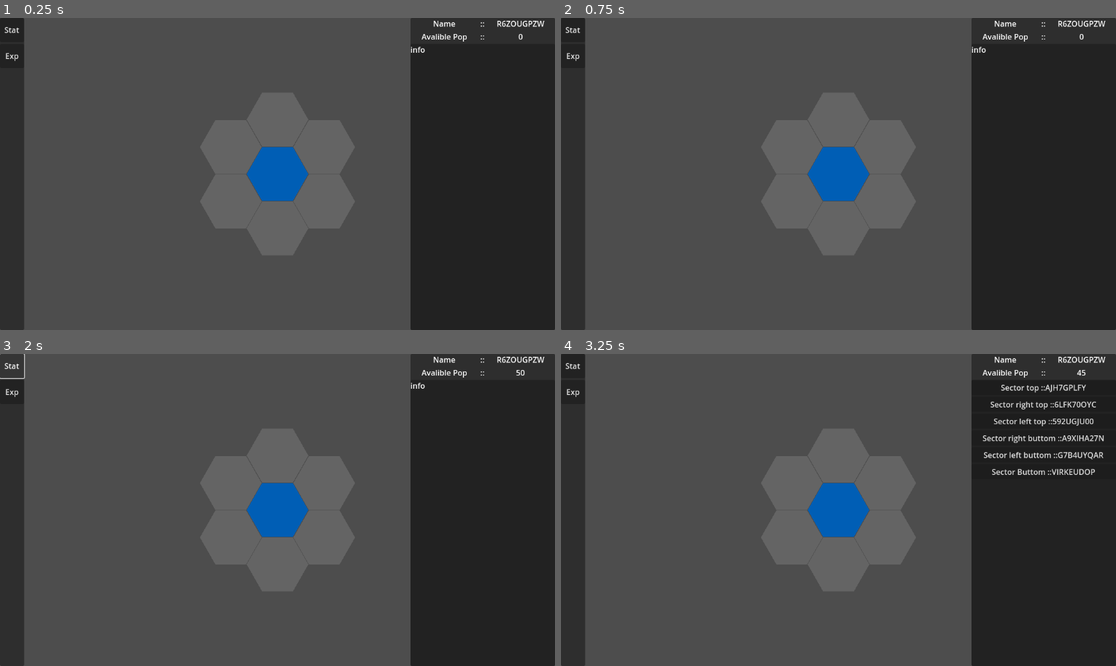
Above: before the commit, frames 1-4 (two rows, left to right).
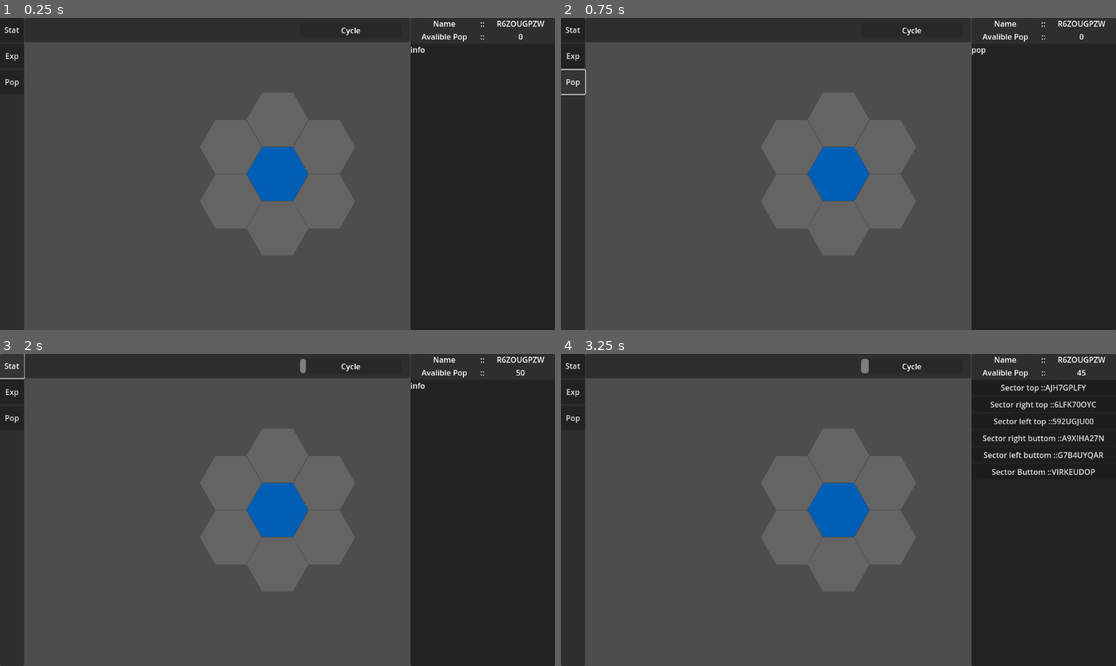
Above: after the commit, the same moments.

Repository: Drakosam/godot_game_2
Game: Godot game, scene res://main_node.tscn
Same seed, same stepped clock (60 frames per second), same inputs: the game is played once before the commit and once after it.
Inputs (mouse positions are in pixels of both pictures, inside the frame that each line leads up to):
- Up to frame 1 (0.25 s): no input
- Up to frame 2 (0.75 s): click (572, 83) at 0.5 s, where only the run after the commit has a clickable "Pop"
- Up to frame 3 (2 s): click "Stat" at 1.25 s
- Up to frame 4 (3.25 s): click "Exp" at 2 s; click "Sector top ::AJH7GPLFY" at 2.75 s

The runs differ from the first frame. In frame 1, 5.3% of the frame differs, in the area x 1-74%, y 0-23%; in frame 2, 5.4%, in the area x 0-77%, y 0-25%; in frame 3, 5.3%; in frame 4, 5.3%.

Commit message:
-update attrition

Diff:
--- a/components/background_tile_logic.tscn
+++ b/components/background_tile_logic.tscn
@@ -67,8 +67,10 @@
 
 
 func act():
+	#cycle_update_logic()
 	if current_action == 'idle':
 		return
+
 	if current_action == 'discaver_tile':
 		rng.randomize()
 		var pic = rng.randi_range(0,99)
@@ -83,6 +85,25 @@
 	if pop>4:
 		pop -= 5
 	neighborhood.try_discaver_tile(5)
+
+
+func cycle_update_logic():
+	_population_attrition()
+
+
+func _population_attrition():
+	if pop < 1:
+		return
+
+	rng.randomize()
+	var pop_lost_chance = rng.randi_range(0,999)
+
+	pop_lost_chance += max_pop - pop
+
+	print(pop_lost_chance,' <<<<<<< ')
+
+	if pop_lost_chance > 960:
+		pop -= 1
 "
 
 [node name="Background_tile_logic" type="Node"]
--- /dev/null
+++ b/components/top_menu.gd
@@ -0,0 +1,10 @@
+extends Panel
+
+
+# Called when the node enters the scene tree for the first time.
+func _ready():
+	pass
+
+
+func cycle_update_logic(pass_value):
+	$ProgressBar.value = pass_value
--- /dev/null
+++ b/components/top_menu.tscn
@@ -0,0 +1,39 @@
+[gd_scene load_steps=2 format=3 uid="uid://cfff7fcaljo2"]
+
+[ext_resource type="Script" path="res://components/top_menu.gd" id="1_ey8kv"]
+
+[node name="Top_Menu" type="Panel"]
+anchors_preset = 10
+anchor_right = 1.0
+offset_bottom = 50.0
+grow_horizontal = 2
+script = ExtResource("1_ey8kv")
+
+[node name="ProgressBar" type="ProgressBar" parent="."]
+anchors_preset = 11
+anchor_left = 1.0
+anchor_right = 1.0
+anchor_bottom = 1.0
+offset_left = -228.0
+offset_top = 10.0
+offset_right = -18.0
+offset_bottom = -10.0
+grow_horizontal = 0
+grow_vertical = 2
+max_value = 50.0
+show_percentage = false
+
+[node name="Label" type="Label" parent="."]
+anchors_preset = 11
+anchor_left = 1.0
+anchor_right = 1.0
+anchor_bottom = 1.0
+offset_left = -229.0
+offset_top = 9.0
+offset_right = -16.0
+offset_bottom = -7.0
+grow_horizontal = 0
+grow_vertical = 2
+text = "Cycle"
+horizontal_alignment = 1
+vertical_alignment = 1
--- a/gui/action_menu.tscn
+++ b/gui/action_menu.tscn
@@ -1,7 +1,9 @@
-[gd_scene load_steps=4 format=3 uid="uid://becfm8povyel"]
+[gd_scene load_steps=6 format=3 uid="uid://becfm8povyel"]
 
 [ext_resource type="PackedScene" uid="uid://bjej2yjbgrj5" path="res://gui/info_panel.tscn" id="1_p33xd"]
 [ext_resource type="PackedScene" uid="uid://jo1uoujd1101" path="res://gui/exploration_panel.tscn" id="2_jiu5i"]
+[ext_resource type="PackedScene" uid="uid://cfff7fcaljo2" path="res://components/top_menu.tscn" id="3_384b8"]
+[ext_resource type="PackedScene" uid="uid://eva5yg0m8jsm" path="res://gui/pop_panel.tscn" id="3_q7kp4"]
 
 [sub_resource type="GDScript" id="GDScript_cqnco"]
 script/source = "extends CanvasLayer
@@ -17,6 +19,7 @@
 	hide_all_panel()
 	$right_menu/VBoxContainer/Info_panel.visible = true
 
+
 func set_tile_menu(new_tile):
 	current_tile = new_tile
 	label_pop.text = str(current_tile.logic.pop)
@@ -28,7 +31,7 @@
 func hide_all_panel():
 	$right_menu/VBoxContainer/Info_panel.visible = false
 	$right_menu/VBoxContainer/Exploration_panel.visible = false
-
+	$right_menu/VBoxContainer/Pop_panel.visible = false
 
 func _on_info_btt_button_down():
 	hide_all_panel()
@@ -44,6 +47,15 @@
 	label_pop.text = str(current_tile.logic.pop)
 	$right_menu/VBoxContainer/Exploration_panel.update_panel()
 	$right_menu/VBoxContainer/Info_panel.update_panel()
+
+
+func cycle_update_logic(pass_value):
+	$Top_Menu.cycle_update_logic(pass_value)
+
+
+func _on_pop_btt_button_down():
+	hide_all_panel()
+	$right_menu/VBoxContainer/Pop_panel.visible = true
 "
 
 [node name="ActionMenu" type="CanvasLayer"]
@@ -72,13 +84,9 @@
 
 [node name="HBoxContainer" type="HBoxContainer" parent="right_menu/VBoxContainer"]
 layout_mode = 2
-offset_right = 300.0
-offset_bottom = 26.0
 
 [node name="Label" type="Label" parent="right_menu/VBoxContainer/HBoxContainer"]
 layout_mode = 2
-offset_right = 141.0
-offset_bottom = 26.0
 size_flags_horizontal = 3
 text = "Name
 "
@@ -87,16 +95,10 @@
 
 [node name="Label2" type="Label" parent="right_menu/VBoxContainer/HBoxContainer"]
 layout_mode = 2
-offset_left = 145.0
-offset_right = 154.0
-offset_bottom = 26.0
 text = "::"
 
 [node name="Label_Name" type="Label" parent="right_menu/VBoxContainer/HBoxContainer"]
 layout_mode = 2
-offset_left = 158.0
-offset_right = 300.0
-offset_bottom = 26.0
 size_flags_horizontal = 3
 text = "ssssss"
 horizontal_alignment = 1
@@ -104,14 +106,9 @@
 
 [node name="HBoxContainer2" type="HBoxContainer" parent="right_menu/VBoxContainer"]
 layout_mode = 2
-offset_top = 30.0
-offset_right = 300.0
-offset_bottom = 56.0
 
 [node name="Label" type="Label" parent="right_menu/VBoxContainer/HBoxContainer2"]
 layout_mode = 2
-offset_right = 141.0
-offset_bottom = 26.0
 size_flags_horizontal = 3
 text = "Avalible Pop"
 horizontal_alignment = 1
@@ -119,16 +116,10 @@
 
 [node name="Label2" type="Label" parent="right_menu/VBoxContainer/HBoxContainer2"]
 layout_mode = 2
-offset_left = 145.0
-offset_right = 154.0
-offset_bottom = 26.0
 text = "::"
 
 [node name="Label_Pop_Count" type="Label" parent="right_menu/VBoxContainer/HBoxContainer2"]
 layout_mode = 2
-offset_left = 158.0
-offset_right = 300.0
-offset_bottom = 26.0
 size_flags_horizontal = 3
 text = "000"
 horizontal_alignment = 1
@@ -136,27 +127,16 @@
 
 [node name="Info_panel" parent="right_menu/VBoxContainer" instance=ExtResource("1_p33xd")]
 layout_mode = 2
-anchors_preset = 0
-anchor_right = 0.0
-anchor_bottom = 0.0
-offset_top = 60.0
-offset_right = 300.0
-offset_bottom = 648.0
-grow_horizontal = 1
-grow_vertical = 1
 size_flags_vertical = 3
 
 [node name="Exploration_panel" parent="right_menu/VBoxContainer" instance=ExtResource("2_jiu5i")]
 visible = false
 layout_mode = 2
-anchors_preset = 0
-anchor_right = 0.0
-anchor_bottom = 0.0
-offset_top = 341.0
-offset_right = 300.0
-offset_bottom = 648.0
-grow_horizontal = 1
-grow_vertical = 1
+size_flags_vertical = 3
+
+[node name="Pop_panel" parent="right_menu/VBoxContainer" instance=ExtResource("3_q7kp4")]
+visible = false
+layout_mode = 2
 size_flags_vertical = 3
 
 [node name="left_menu" type="Panel" parent="."]
@@ -176,21 +156,26 @@
 [node name="Info_btt" type="Button" parent="left_menu/VBoxContainer"]
 custom_minimum_size = Vector2(0, 50)
 layout_mode = 2
-offset_right = 50.0
-offset_bottom = 50.0
 text = "Stat"
 
 [node name="Exploration_btt" type="Button" parent="left_menu/VBoxContainer"]
 custom_minimum_size = Vector2(0, 50)
 layout_mode = 2
-offset_top = 54.0
-offset_right = 50.0
-offset_bottom = 104.0
 text = "Exp"
+
+[node name="Pop_btt" type="Button" parent="left_menu/VBoxContainer"]
+custom_minimum_size = Vector2(0, 50)
+layout_mode = 2
+text = "Pop"
 
 [node name="Timer" type="Timer" parent="."]
 autostart = true
 
+[node name="Top_Menu" parent="." instance=ExtResource("3_384b8")]
+offset_left = 51.0
+offset_right = -301.0
+
 [connection signal="button_down" from="left_menu/VBoxContainer/Info_btt" to="." method="_on_info_btt_button_down"]
 [connection signal="button_down" from="left_menu/VBoxContainer/Exploration_btt" to="." method="_on_exploration_btt_button_down"]
+[connection signal="button_down" from="left_menu/VBoxContainer/Pop_btt" to="." method="_on_pop_btt_button_down"]
 [connection signal="timeout" from="Timer" to="." method="_on_timer_timeout"]
--- /dev/null
+++ b/gui/pop_panel.tscn
@@ -0,0 +1,13 @@
+[gd_scene format=3 uid="uid://eva5yg0m8jsm"]
+
+[node name="Pop_panel" type="Panel"]
+anchors_preset = 15
+anchor_right = 1.0
+anchor_bottom = 1.0
+grow_horizontal = 2
+grow_vertical = 2
+
+[node name="Label" type="Label" parent="."]
+offset_right = 40.0
+offset_bottom = 23.0
+text = "pop"
--- a/main_node.tscn
+++ b/main_node.tscn
@@ -6,11 +6,13 @@
 [sub_resource type="GDScript" id="GDScript_mf1ag"]
 script/source = "extends Node2D
 
+var curent_cycle_time = 0
 
 func _ready():
 	$layer_undergrand.set_leyer_tiles(true)
 
-	$Timer.start(.25)
+	$ActTimer.start(.25)
+	$CycleTimer.start(1)
 
 
 func _on_terrain_layer_setup_camera(layer_is_visible, jump_position):
@@ -24,6 +26,14 @@
 
 func _on_layer_undergrand_selected_tile(tile_selected):
 	$ActionMenu.set_tile_menu(tile_selected)
+
+
+func _on_cycle_timer_timeout():
+	curent_cycle_time += 1
+	$ActionMenu.cycle_update_logic(curent_cycle_time)
+	if curent_cycle_time >= 50:
+		curent_cycle_time = 0
+		$layer_undergrand.cycle_update_logic()
 "
 
 [sub_resource type="GDScript" id="GDScript_w7hon"]
@@ -48,15 +58,18 @@
 
 [node name="layer_undergrand" parent="." instance=ExtResource("1_4ffcw")]
 
-[node name="Timer" type="Timer" parent="."]
-wait_time = 0.25
-
 [node name="Camera2D" type="Camera2D" parent="."]
 current = true
 script = SubResource("GDScript_w7hon")
 
 [node name="ActionMenu" parent="." instance=ExtResource("2_u1g1r")]
 
+[node name="ActTimer" type="Timer" parent="."]
+wait_time = 0.25
+
+[node name="CycleTimer" type="Timer" parent="."]
+
 [connection signal="selected_tile" from="layer_undergrand" to="." method="_on_layer_undergrand_selected_tile"]
 [connection signal="setup_camera" from="layer_undergrand" to="." method="_on_terrain_layer_setup_camera"]
-[connection signal="timeout" from="Timer" to="." method="_on_timer_timeout"]
+[connection signal="timeout" from="ActTimer" to="." method="_on_timer_timeout"]
+[connection signal="timeout" from="CycleTimer" to="." method="_on_cycle_timer_timeout"]
--- a/terrain_layer.tscn
+++ b/terrain_layer.tscn
@@ -77,6 +77,12 @@
 func act():
 	for tile in tile_active:
 		tile.logic.act()
+
+
+func cycle_update_logic():
+	print('xx')
+	for tile in tile_active:
+		tile.logic.cycle_update_logic()
 "
 
 [node name="terrain_layer" type="Node2D"]
Not shown: 2 places in components/terain_tile.tscn that only renumber resources
